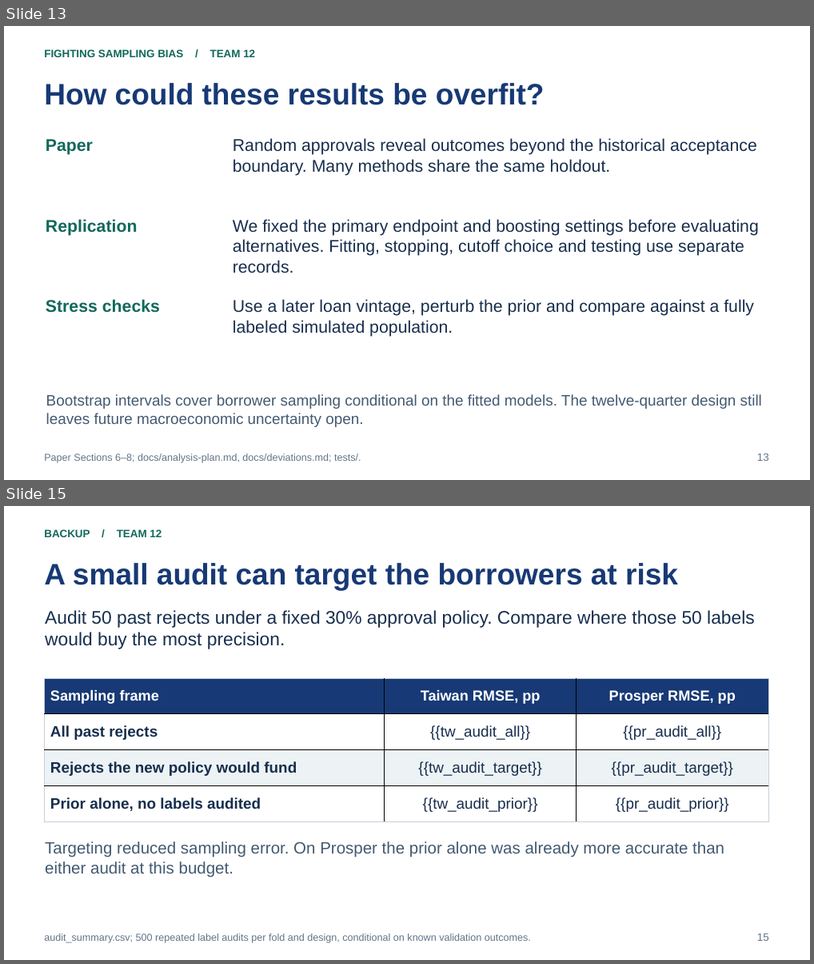
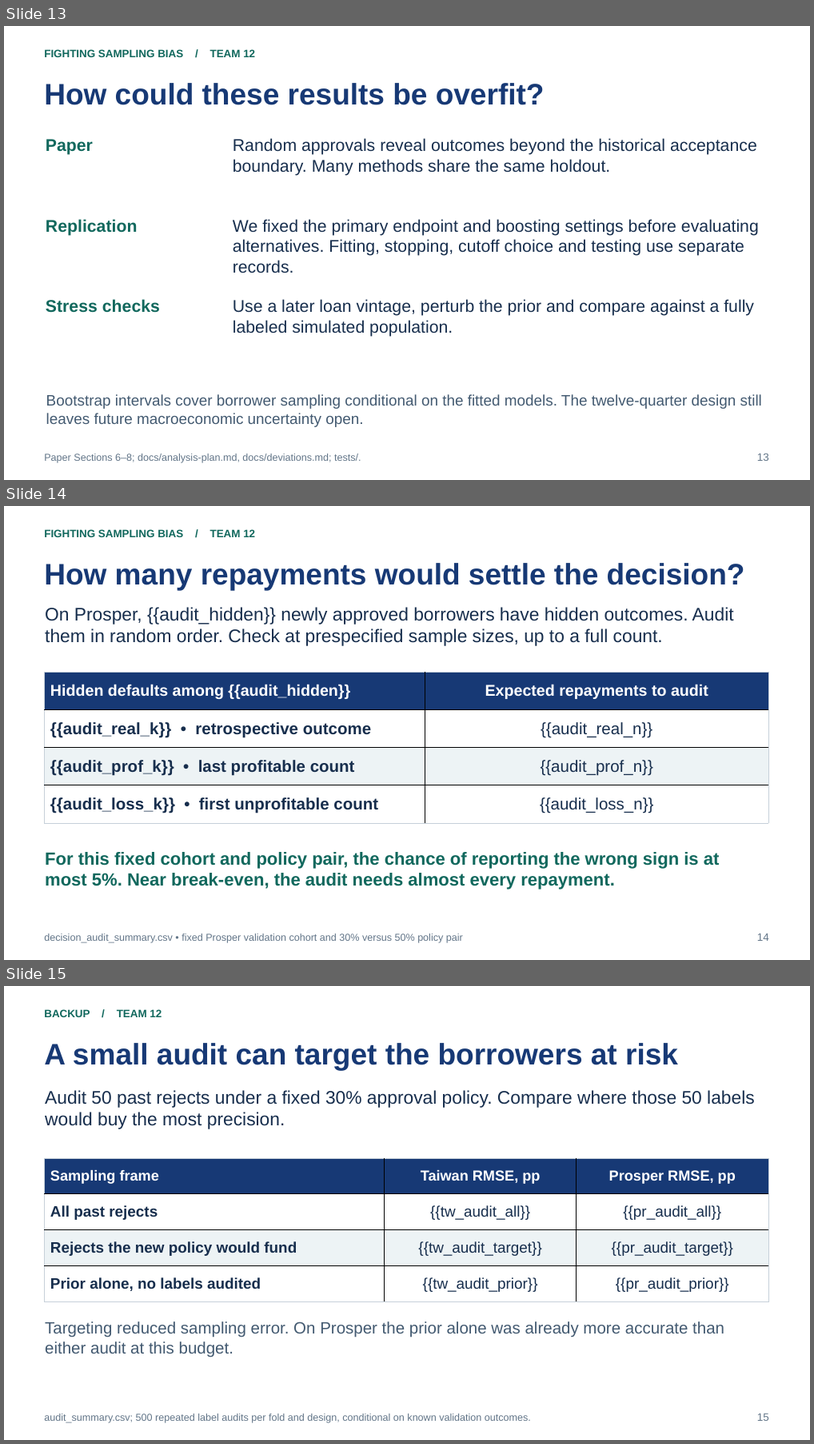
Before and after one commit to bigpurota/paper11, a slide deck: slides/template.pptx. Shown one above the other, each under a label of ours: slides 13 and 15 before the commit, slides 13, 14 and 15 after it; the slides between them are not shown. The pictures are 814x964 and 814x1444 pixels, drawn with LibreOffice and Linux fonts; fonts in the diff are those of the drawing. Boxes give left, top, right and bottom in pixels: in the first picture for what was removed or moved away, otherwise in the second. Text is boxed around its words. In the diff, an @@ line names an element or a change of style, - is before the commit and + after.

Commit message:
Identify which missing repayments can reverse an expansion decision

```diff
--- a/slides/template.pptx
+++ b/slides/template.pptx
@@ slide 14 added at (4, 506, 810, 960), background #FFFFFF @@
@@ text added at (44, 529, 255, 537), 12.8 pt, text #11685D, bold @@
+FIGHTING SAMPLING BIAS / TEAM 12
@@ text added at (44, 563, 746, 590), 35.2 pt, text #173975, bold @@
+How many repayments would settle the decision?
@@ text added at (45, 607, 734, 646), 21.8 pt, text #172E4D @@
+On Prosper, {{audit_hidden}} newly approved borrowers have hidden outcomes. Audit them in random order. Check at prespecified sample sizes, up to a full count.
@@ table added at (45, 672, 770, 823), 4 rows, 2 columns @@
+Hidden defaults among {{audit_hidden}} | Expected repayments to audit
+{{audit_real_k}} • retrospective outcome | {{audit_real_n}}
+{{audit_prof_k}} • last profitable count | {{audit_prof_n}}
+{{audit_loss_k}} • first unprofitable count | {{audit_loss_n}}
@@ text added at (45, 852, 720, 889), 21 pt, text #11685D, bold @@
+For this fixed cohort and policy pair, the chance of reporting the wrong sign is at most 5%. Near break-even, the audit needs almost every repayment.
@@ text added at (44, 933, 463, 943), 12 pt, text #627588 @@
+decision_audit_summary.csv • fixed Prosper validation cohort and 30% versus 50% policy pair
@@ text added at (758, 933, 770, 940), 12.8 pt, text #627588 @@
+14
```
Also in this commit, not shown: 2 slides changed, 3 other slides added, 2 slides removed, 28 other files.
